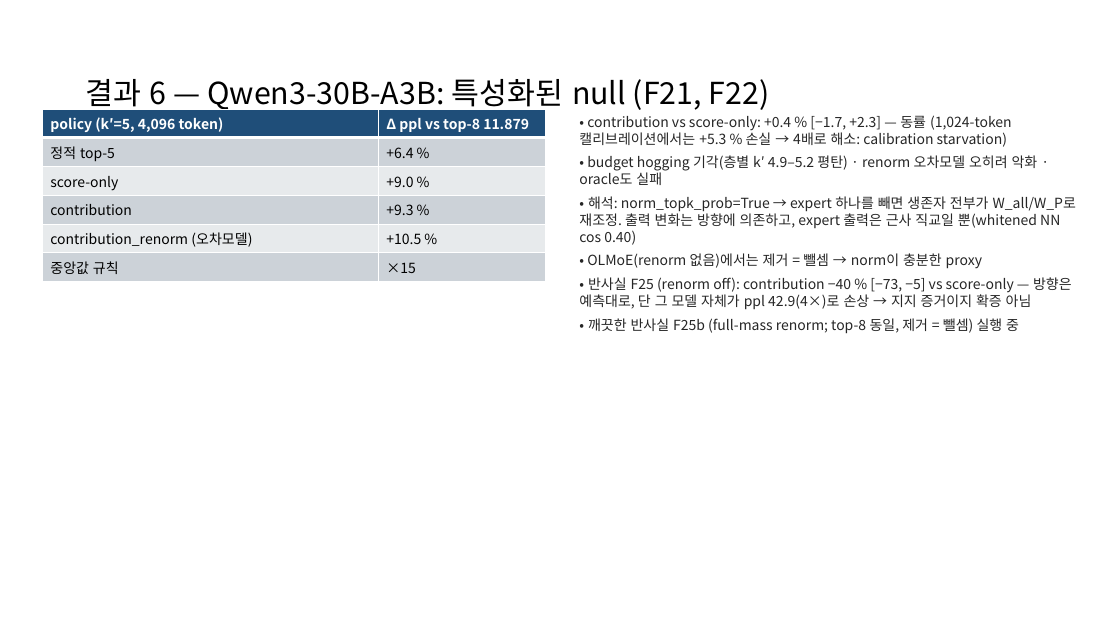
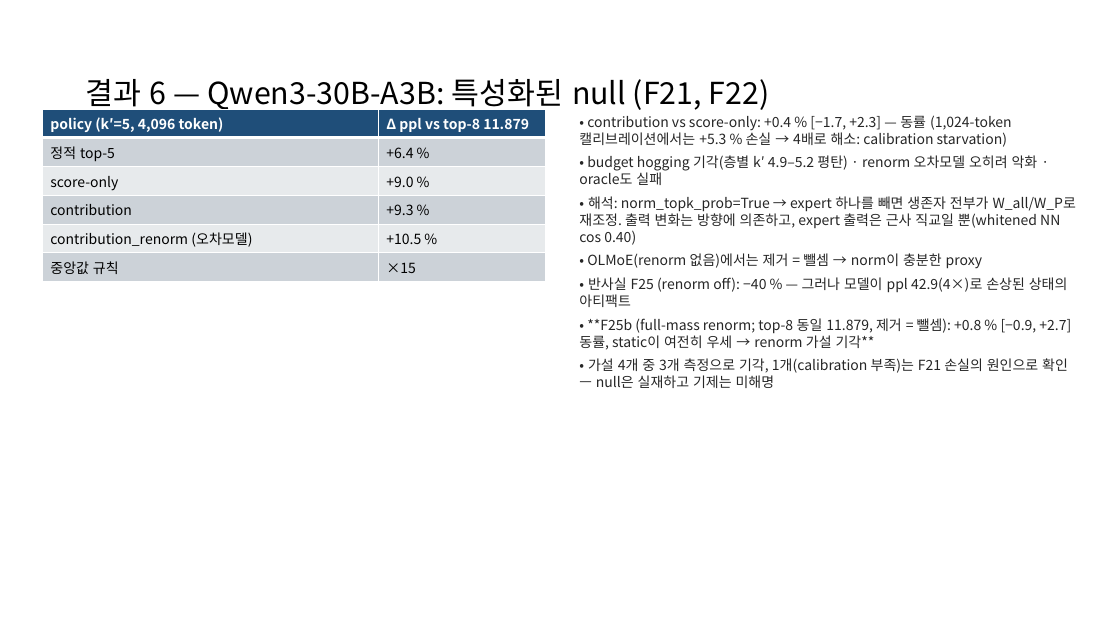
Before and after one commit to CocoRoF/moe_optimizer, a slide deck: slide 19 of docs/slides/MoE_Contribution_Skipping_2026-09-03.pptx. Drawn at 1120x630 pixels with LibreOffice and Linux fonts; fonts in the diff are those of the drawing. Boxes give left, top, right and bottom in pixels: in the first picture for what was removed or moved away, otherwise in the second. Text is boxed around its words. In the diff, an @@ line names an element or a change of style, - is before the commit and + after.

```diff
--- a/docs/slides/MoE_Contribution_Skipping_2026-09-03.pptx
+++ b/docs/slides/MoE_Contribution_Skipping_2026-09-03.pptx
@@ text at [579, 277, 1071, 388]: text changed @@
-• 반사실 F25 (renorm off): contribution −40 % [−73, −5] vs score-only — 방향은 예측대로, 단 그 모델 자체가 ppl 42.9(4×)로 손상 → 지지 증거이지 확증 아님
-• 깨끗한 반사실 F25b (full-mass renorm; top-8 동일, 제거 = 뺄셈) 실행 중
+• 반사실 F25 (renorm off): −40 % — 그러나 모델이 ppl 42.9(4×)로 손상된 상태의 아티팩트
+• **F25b (full-mass renorm; top-8 동일 11.879, 제거 = 뺄셈): +0.8 % [−0.9, +2.7] 동률, static이 여전히 우세 → renorm 가설 기각**
+• 가설 4개 중 3개 측정으로 기각, 1개(calibration 부족)는 F21 손실의 원인으로 확인 — null은 실재하고 기제는 미해명
```
Also in this commit, not shown: 2 other slides changed, 9 other files.
